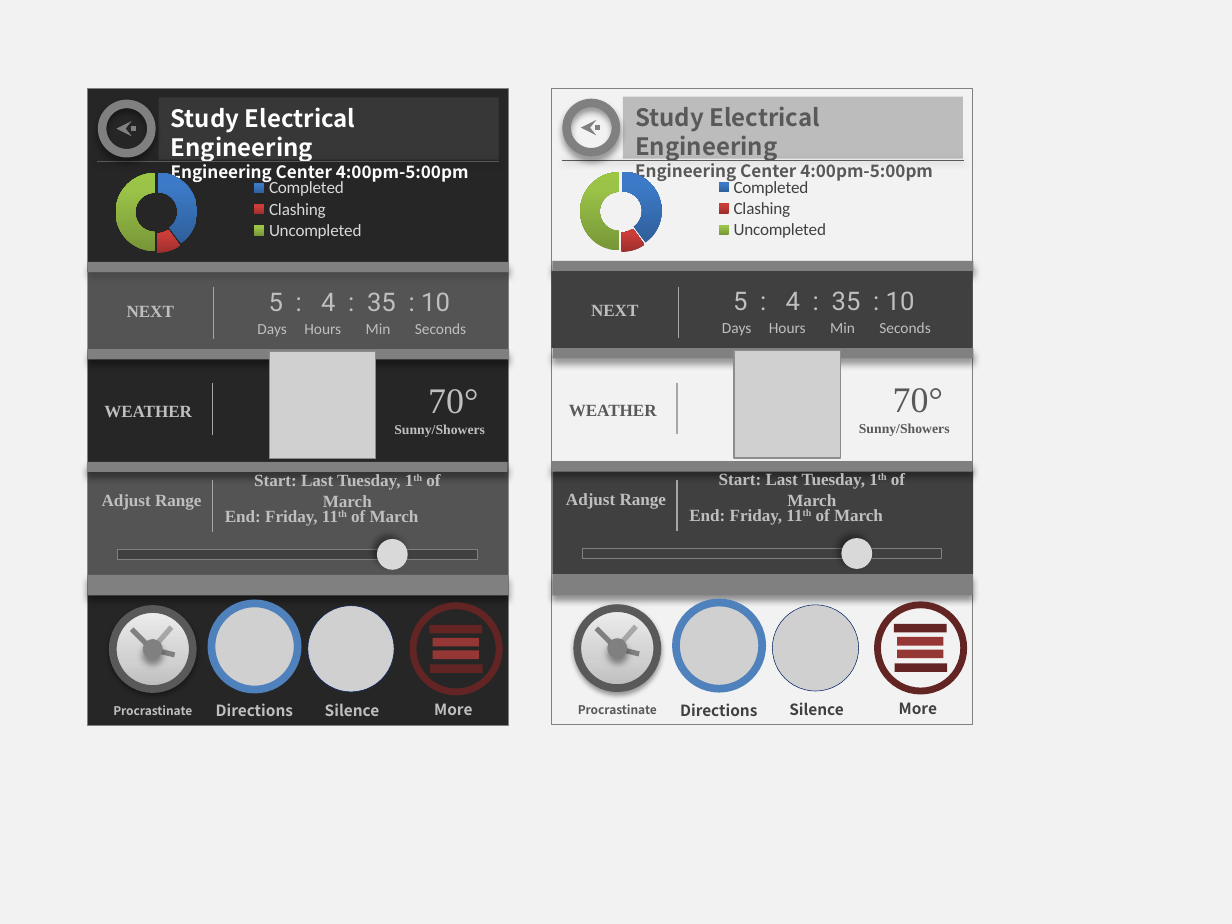
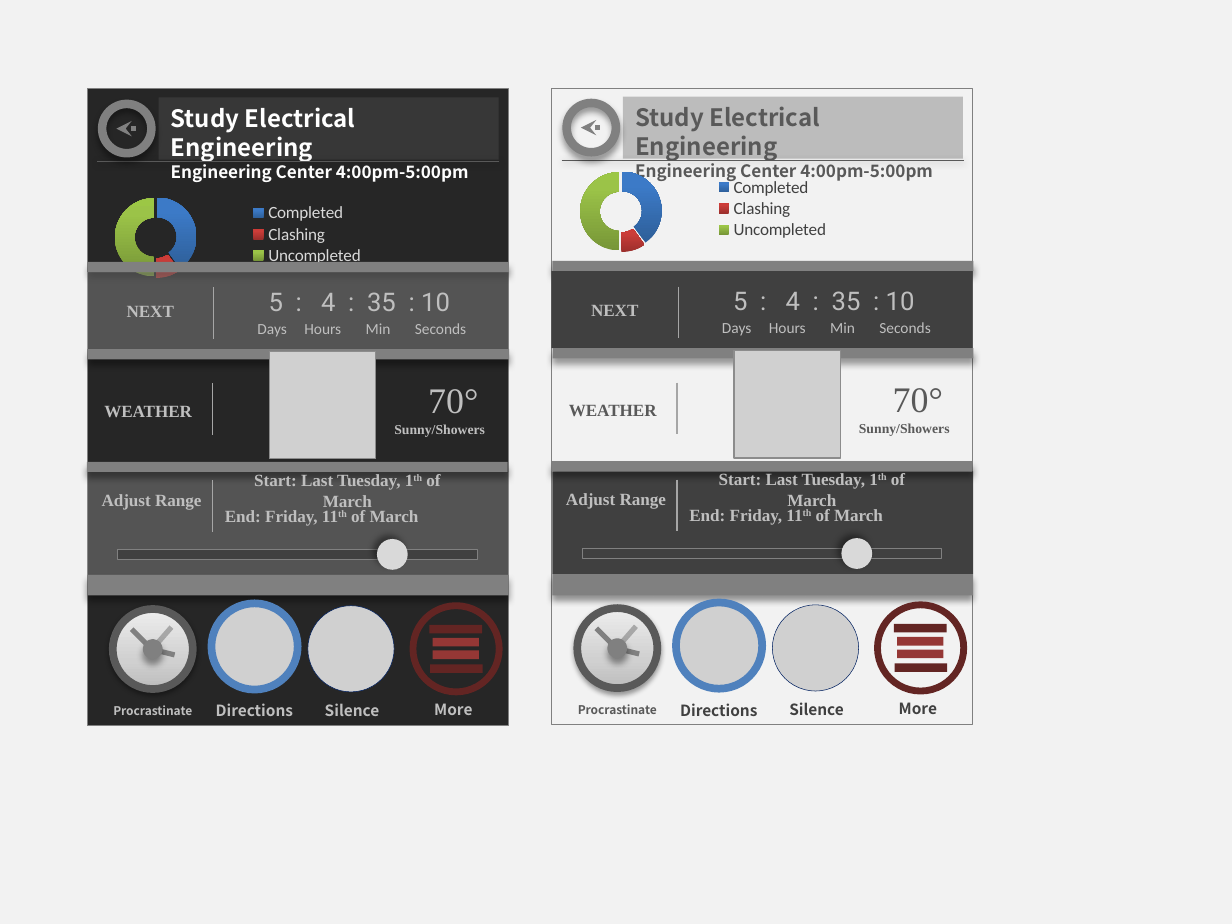
Before and after one commit to jerbio/My24HourTimerWPF, a slide deck: slide 2 of Requirements_And_Design/SelectedEventImage.pptx. Drawn at 1232x924 pixels with LibreOffice and Linux fonts; fonts in the diff are those of the drawing; grey boxes stand for pictures. Boxes give left, top, right and bottom in pixels: in the first picture for what was removed or moved away, otherwise in the second. Text is boxed around its words. In the diff, an @@ line names an element or a change of style, - is before the commit and + after.

```diff
--- a/Requirements_And_Design/SelectedEventImage.pptx
+++ b/Requirements_And_Design/SelectedEventImage.pptx
@@ doughnut chart: place and size @@
-doughnut chart at (32, 161, 499, 318)
+doughnut chart at (32, 187, 499, 344)
```
Also in this commit, not shown: 1 other slide changed, 4 slides added, 1 slide removed, 10 other files.
